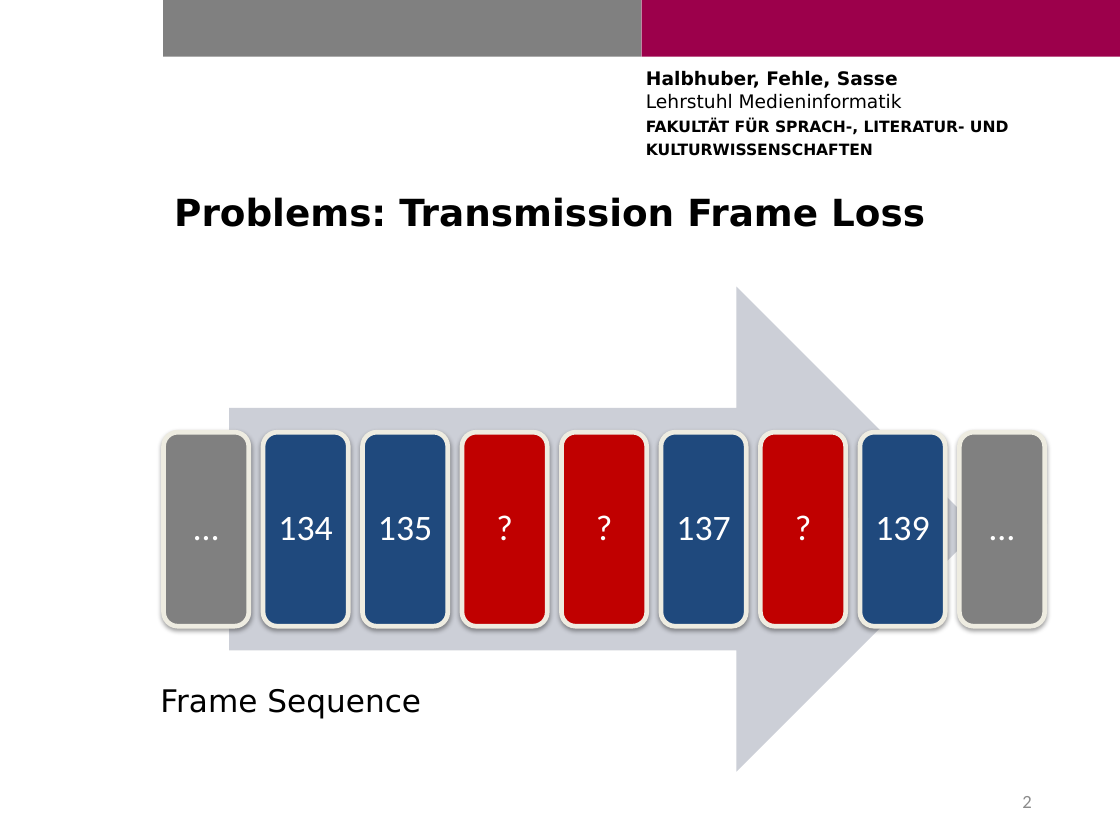
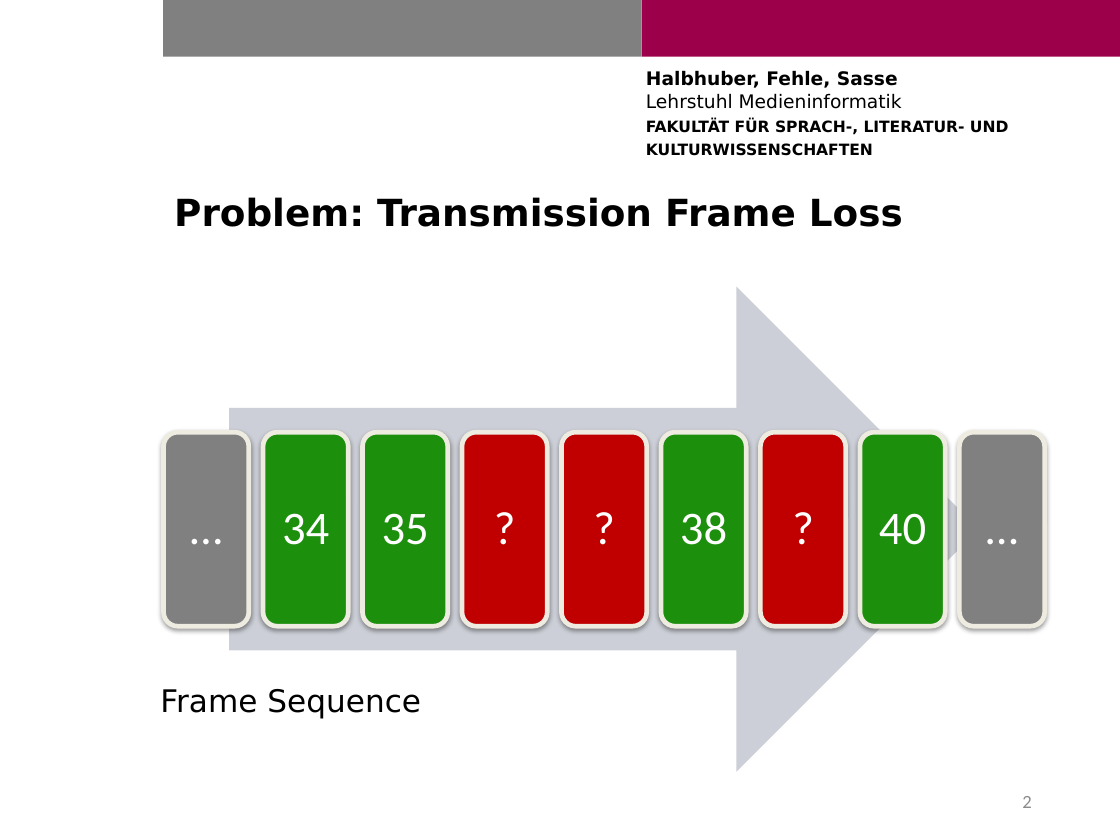
Before and after one commit to Cele3x/practical-seminar, a slide deck: slide 2 of 02-status-reports/20190627/20190627_status_report.pptx. Drawn at 1120x840 pixels with LibreOffice and Linux fonts; fonts in the diff are those of the drawing; background and template pictures are left out. Boxes give left, top, right and bottom in pixels: in the first picture for what was removed or moved away, otherwise in the second. Text is boxed around its words. In the diff, an @@ line names an element or a change of style, - is before the commit and + after.

Commit message:
Update status report presentation

```diff
--- a/02-status-reports/20190627/20190627_status_report.pptx
+++ b/02-status-reports/20190627/20190627_status_report.pptx
@@ title at (174, 197, 903, 227): text changed @@
-Problems: Transmission Frame Loss
+Problem: Transmission Frame Loss
@@ fill #1F497D to #1C8F0D in 4 elements at (263, 432, 348, 626), (363, 432, 448, 626), (661, 432, 746, 626), (860, 432, 945, 626) @@
@@ size 23 to 30 pt; more space between paragraphs in 5 elements at (168, 437, 245, 623), (466, 437, 543, 623), (566, 437, 643, 623), (765, 437, 842, 623), (963, 437, 1040, 623) @@
@@ text at (282, 513, 329, 545): text changed; size 23 to 30 pt @@
-134
+34
@@ text at (382, 513, 429, 545): text changed; size 23 to 30 pt @@
-135
+35
@@ text at (680, 512, 727, 545): text changed; size 23 to 30 pt @@
-137
+38
@@ text at (879, 513, 926, 545): text changed; size 23 to 30 pt @@
-139
+40
```
Also in this commit, not shown: 1 other file.
